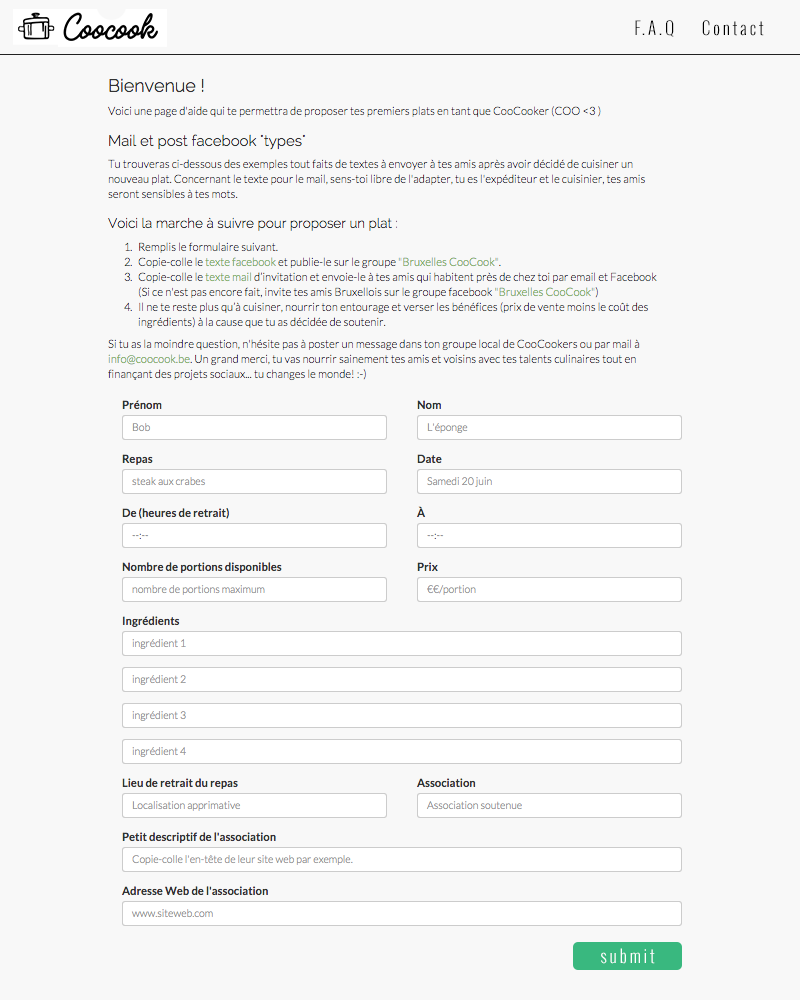
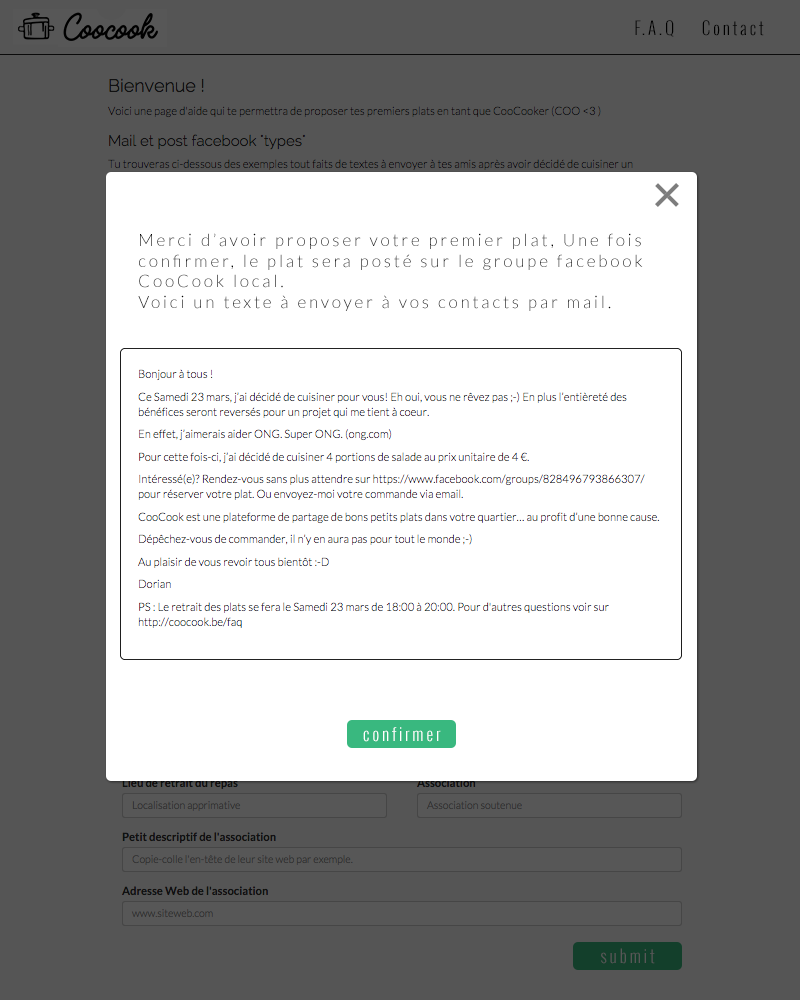
The second w=800, h=1000 image is a revision of the first. Changes to its layers:
showed group "modal" (9 layers) over left=0, top=0, right=800, bottom=1000
